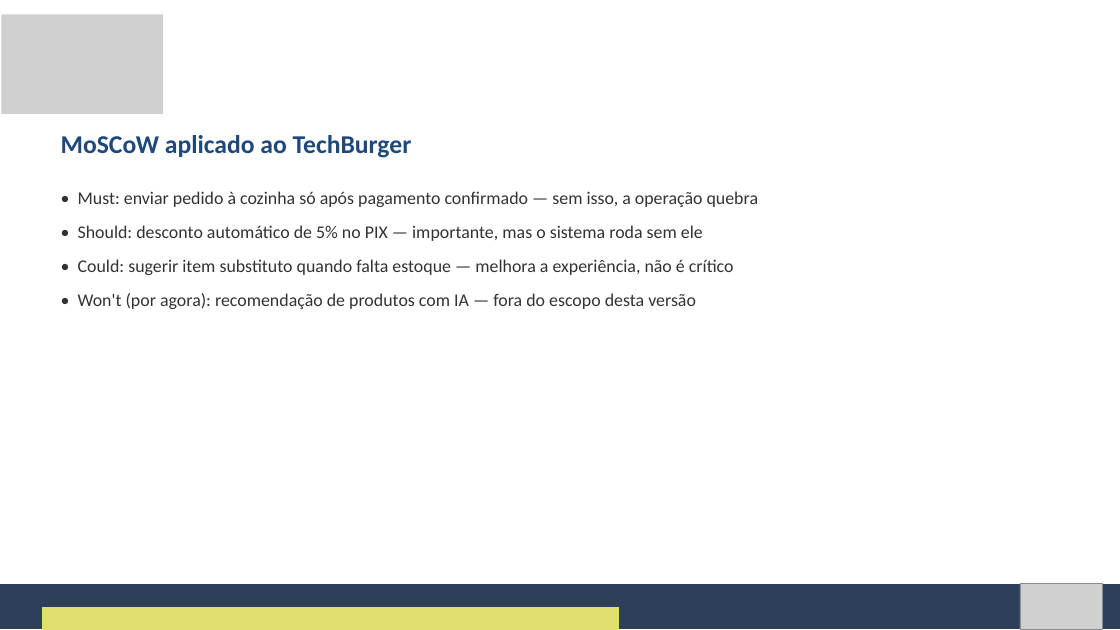
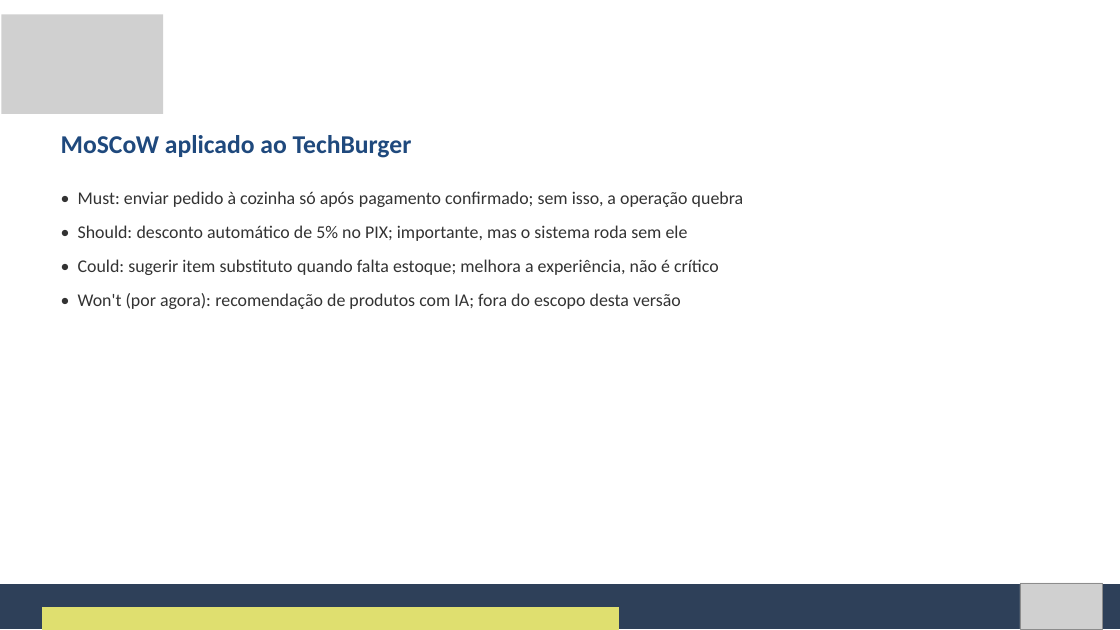
Before and after one commit to Natan20/Curso-Modelagem-De-Sistemas-Material, a slide deck: slide 29 of Aula 02 - 04-09-2026/Aula 2 - Slides.pptx. Drawn at 1120x630 pixels with LibreOffice and Linux fonts; fonts in the diff are those of the drawing; grey boxes stand for pictures. Boxes give left, top, right and bottom in pixels: in the first picture for what was removed or moved away, otherwise in the second. Text is boxed around its words. In the diff, an @@ line names an element or a change of style, - is before the commit and + after.

```diff
--- a/Aula 02 - 04-09-2026/Aula 2 - Slides.pptx
+++ b/Aula 02 - 04-09-2026/Aula 2 - Slides.pptx
@@ text at (78,191,743,309): text changed @@
-• Must: enviar pedido à cozinha só após pagamento confirmado — sem isso, a operação quebra
-• Should: desconto automático de 5% no PIX — importante, mas o sistema roda sem ele
-• Could: sugerir item substituto quando falta estoque — melhora a experiência, não é crítico
-• Won't (por agora): recomendação de produtos com IA — fora do escopo desta versão
+• Must: enviar pedido à cozinha só após pagamento confirmado; sem isso, a operação quebra
+• Should: desconto automático de 5% no PIX; importante, mas o sistema roda sem ele
+• Could: sugerir item substituto quando falta estoque; melhora a experiência, não é crítico
+• Won't (por agora): recomendação de produtos com IA; fora do escopo desta versão
```
Also in this commit, not shown: 14 other slides changed, 2 other files.
